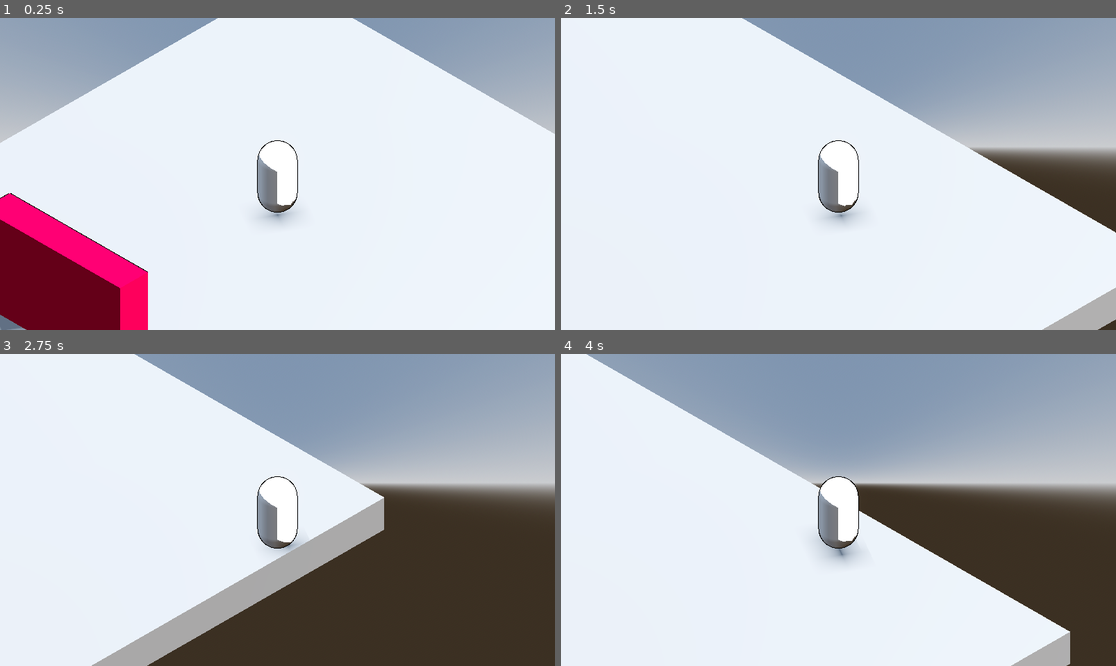
Above: before the commit, frames 1-4 (two rows, left to right).
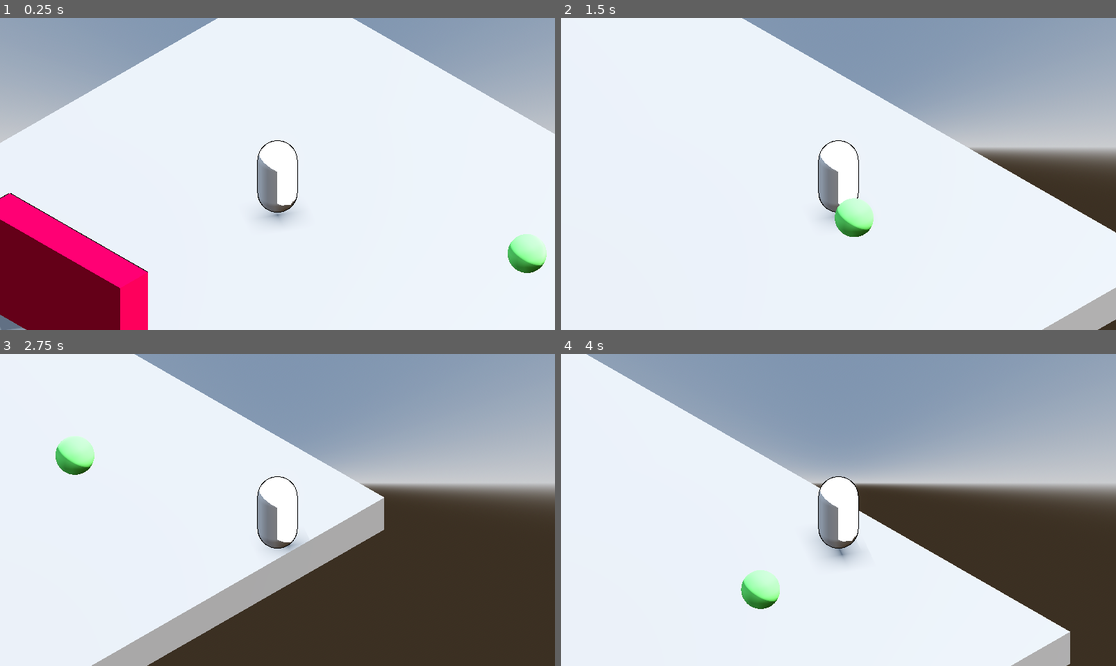
Above: after the commit, the same moments.

Repository: yashGhela/textmeback
Game: Godot game, scene res://levels/devlab.tscn
Same seed, same stepped clock (60 frames per second), same inputs: the game is played once before the commit and once after it. The project has no main scene, so this scene is started directly.
Inputs:
- Up to frame 1 (0.25 s): no input
- Up to frame 2 (1.5 s): tap Enter (ui_accept) at 0.5, 0.77 s; hold D (right) 0.53-1.28 s; hold E (interact) 0.53-1.28 s; hold S (back) from 1.28 s (still down); tap E (interact) at 1.35 s
- Up to frame 3 (2.75 s): tap Enter (ui_accept) at 1.52 s; release S (back) at 2.03 s; hold D (right) from 2.03 s (still down); hold E (interact) from 2.03 s (still down)
- Up to frame 4 (4 s): release D (right) at 2.78 s; release E (interact) at 2.78 s; hold W (forward) 2.78-3.53 s; tap E (interact) at 2.85 s; tap Enter (ui_accept) at 3.02, 3.77 s; hold A (left) from 3.53 s (still down); hold E (interact) from 3.53 s (still down)

The runs differ from the first frame. In frame 1, 0.7% of the frame differs, in the area x 91-99%, y 69-82%; in frame 2, 0.7%; in frame 3, 0.7%; in frame 4, 0.7%, in the area x 32-40%, y 69-82%.

Commit message:
added wifi points but no json functionality yet but i mean hey it can be clicked, now i need to make it fucntional

Diff:
--- /dev/null
+++ b/game-elements/wifi_point.tscn
@@ -0,0 +1,47 @@
+[gd_scene format=3 uid="uid://cj8rg2108d8iu"]
+
+[ext_resource type="Script" uid="uid://c33lersr4obtf" path="res://scripts/wifi_point.gd" id="1_kj2bu"]
+
+[sub_resource type="SphereMesh" id="SphereMesh_1wlnv"]
+
+[sub_resource type="StandardMaterial3D" id="StandardMaterial3D_0xara"]
+albedo_color = Color(0.44313726, 1, 0.43529412, 1)
+
+[sub_resource type="SphereShape3D" id="SphereShape3D_rrhkb"]
+radius = 1.448698
+
+[sub_resource type="CanvasTexture" id="CanvasTexture_egy3p"]
+
+[node name="WifiPoint" type="Node3D" unique_id=9886394]
+script = ExtResource("1_kj2bu")
+
+[node name="MeshInstance3D" type="MeshInstance3D" parent="." unique_id=1367497022]
+mesh = SubResource("SphereMesh_1wlnv")
+surface_material_override/0 = SubResource("StandardMaterial3D_0xara")
+
+[node name="InteractionZone" type="Area3D" parent="." unique_id=438729688]
+
+[node name="CollisionShape3D" type="CollisionShape3D" parent="InteractionZone" unique_id=127663439]
+shape = SubResource("SphereShape3D_rrhkb")
+
+[node name="textpopup" type="CanvasLayer" parent="." unique_id=1428757484]
+visible = false
+
+[node name="textmsgportal" type="TextureRect" parent="textpopup" unique_id=796372713]
+offset_left = 297.0
+offset_top = 80.0
+offset_right = 883.0
+offset_bottom = 537.0
+texture = SubResource("CanvasTexture_egy3p")
+
+[node name="textmsglabel" type="Label" parent="textpopup/textmsgportal" unique_id=966555533]
+layout_mode = 0
+offset_left = 100.0
+offset_top = 187.0
+offset_right = 471.0
+offset_bottom = 210.0
+theme_override_colors/font_color = Color(0, 0, 0, 1)
+text = "Text message here."
+
+[connection signal="area_entered" from="InteractionZone" to="." method="_on_interaction_zone_area_entered"]
+[connection signal="area_exited" from="InteractionZone" to="." method="_on_interaction_zone_area_exited"]
--- a/levels/devlab.tscn
+++ b/levels/devlab.tscn
@@ -2,6 +2,7 @@
 
 [ext_resource type="PackedScene" uid="uid://cqmr6h5f2qftu" path="res://game-elements/player.tscn" id="1_hnn2g"]
 [ext_resource type="PackedScene" uid="uid://df1ey8l4lmwag" path="res://game-elements/barrier.tscn" id="2_3xhu2"]
+[ext_resource type="PackedScene" uid="uid://cj8rg2108d8iu" path="res://game-elements/wifi_point.tscn" id="3_r31pu"]
 
 [sub_resource type="ProceduralSkyMaterial" id="ProceduralSkyMaterial_hnn2g"]
 sky_horizon_color = Color(0.66224277, 0.6717428, 0.6867428, 1)
@@ -45,3 +46,6 @@
 [node name="Barrier" parent="." unique_id=1751531890 node_paths=PackedStringArray("Player") instance=ExtResource("2_3xhu2")]
 transform = Transform3D(1, 0, 0, 0, 1, 0, 0, 0, 1, -2.7238507, 1.9842508, 5.27178)
 Player = NodePath("../Player")
+
+[node name="WifiPoint" parent="." unique_id=9886394 instance=ExtResource("3_r31pu")]
+transform = Transform3D(1, 0, 0, 0, 1, 0, 0, 0, 1, 3.6665146, 1.1111102, -5.1055365)
--- /dev/null
+++ b/scripts/wifi_point.gd
@@ -0,0 +1,23 @@
+extends Node3D
+
+@export var wifiScript:Dictionary
+var active_area =false
+@onready var textpopup: CanvasLayer = $textpopup
+@export var zonename:="None"
+
+
+func _input(event):
+	if active_area and event.is_action_pressed("interact"):
+		print("Interacting with wifi point")
+		textpopup.visible=true;
+		Signalbus.emit_signal("wififound",zonename)
+
+
+
+
+func _on_interaction_zone_area_entered(area: Area3D) -> void:
+	active_area=true # Replace with function body.
+
+
+func _on_interaction_zone_area_exited(area: Area3D) -> void:
+	active_area=false # Replace with function body.
--- a/singletons/signalbus.gd
+++ b/singletons/signalbus.gd
@@ -1,3 +1,4 @@
 extends Node
 
 signal interactWithShelf()
+signal wififound()
Not shown, added: scripts/wifi_point.gd.uid
